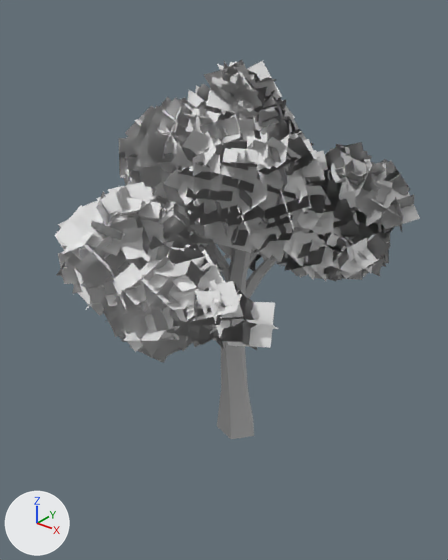
The FBX model Assets/Assets/_Models/nature/tree1.fbx as it was, and as the next commit left it.
Both versions are drawn from a camera (50 mm lens) standing at (8.1, -10.79, 10.94) and looking at (-0.31, -0.27, 4.42). The lights are fixed; the arrows at lower left show +X, +Y and +Z. Where no turn or scale is listed for an object, it has been applied to the vertices.

The older version as bpy lines, for what is in view:
```python
me_mesh = bpy.data.meshes.new('Mesh')
me_mesh.from_pydata(...)  # 240 vertices, 208 faces; spans x -1.91..1.04, y -2.45..2.08, z 0.01..7.86
me_mesh.materials.append(mat_lambert1)  # grey #bcbcbc
me_plane_001 = bpy.data.meshes.new('Plane.001')
me_plane_001.from_pydata(...)  # 7800 vertices, 1950 faces; spans x -2.79..3.87, y -6.0..2.66, z -4.73..1.31
me_plane_001.materials.append(mat_leaves)
ob_leaves1 = bpy.data.objects.new('Leaves1', me_plane_001)
ob_leaves1.location = (-0.62, 1.61, 8.09)
ob_trunk1 = bpy.data.objects.new('Trunk1', me_mesh)
ob_trunk1.location = (0.0, -0.07, 0.0)
```
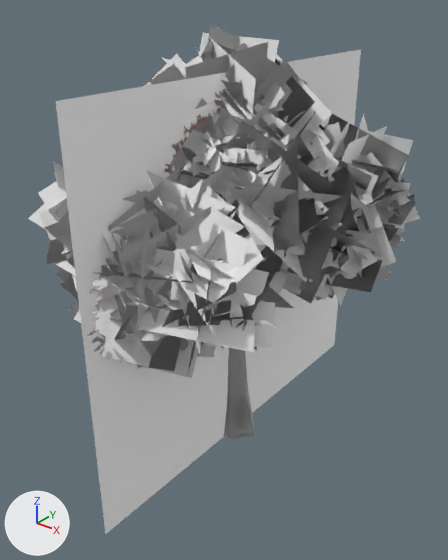
What changed in the scene script:
```text
Add img_tree1lod2_png:
    img_tree1lod2_png = load_image('tree1LOD2.png', '../Trees/tree1LOD2.png', 500, 500, 'Non-Color')
Add mat_tree1lod2:
    mat_tree1lod2 = bpy.data.materials.new('tree1lod2')
    # uses the picture img_tree1lod2_png
Add me_mesh_004:
    me_mesh_004.from_pydata(...)  # 4 vertices, 1 face; spans x 0.0, y -4.97..4.97, z -4.59..4.59
    me_mesh_004.materials.append(mat_tree1lod2)
Add me_mesh_002:
    me_mesh_002.from_pydata(...)  # 2340 vertices, 585 faces; spans x -3.64..3.63, y -7.35..1.99, z -3.29..3.9
    me_mesh_002.materials.append(mat_leaves)
Add ob_fulltree1_lod2:
    ob_fulltree1_lod2 = bpy.data.objects.new('Fulltree1_LOD2', me_mesh_004)
    ob_fulltree1_lod2.location = (0.0, 0.19, 4.67)
Add ob_leaves1_lod1:
    ob_leaves1_lod1 = bpy.data.objects.new('Leaves1_LOD1', me_mesh_002)
    ob_leaves1_lod1.location = (-0.21, 2.72, 6.18)
```

Pixel boxes (x1, y1, x2, y2) of what changed, in the pictures (448 x 560 px):
'Leaves1_LOD1', added: after (28, 25, 416, 378)
'Fulltree1_LOD2', added: after (56, 49, 361, 534)
'Leaves1', unchanged, covered by the edit: before (55, 60, 420, 363); after (55, 80, 420, 357)
